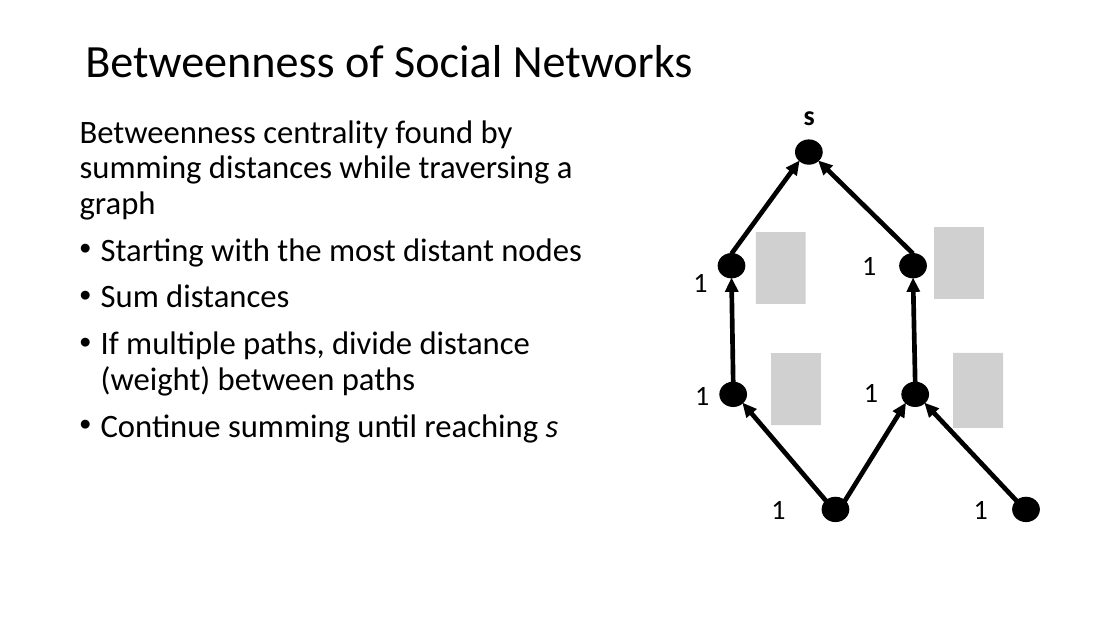
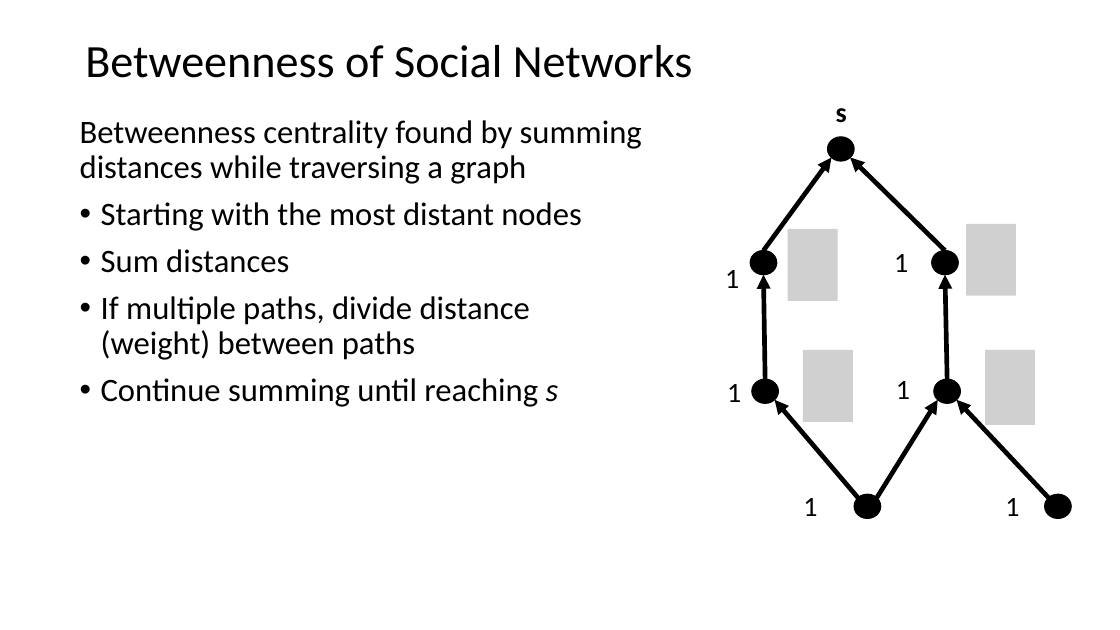
Before and after one commit to StephenElston/CSCI-E-108, a slide deck: slide 28 of slides/9_SocialNetworkAnalysis.pptx (slide 27 before the commit). Drawn at 1120x630 pixels with LibreOffice and Linux fonts; fonts in the diff are those of the drawing; grey boxes stand for pictures. Boxes give left, top, right and bottom in pixels: in the first picture for what was removed or moved away, otherwise in the second. Text is boxed around its words. In the diff, an @@ line names an element or a change of style, - is before the commit and + after.

```diff
--- a/slides/9_SocialNetworkAnalysis.pptx
+++ b/slides/9_SocialNetworkAnalysis.pptx
@@ text "Betweenness centrality found by summing ..." rewrapped from [80,120,581,443] to [80,120,642,407] @@
@@ 2 arrows, 1 text: place and size @@
-2 arrows, 1 text at [695,160,913,405]
+2 arrows, 1 text at [727,158,945,402]
@@ 7 ellipses, 6 texts, 5 arrows, 4 pictures: place and size @@
-7 ellipses, 6 texts, 5 arrows, 4 pictures at [693,111,1040,522]
+7 ellipses, 6 texts, 5 arrows, 4 pictures at [725,108,1072,518]
```
Also in this commit, not shown: 9 other slides changed, 2 slides added.
